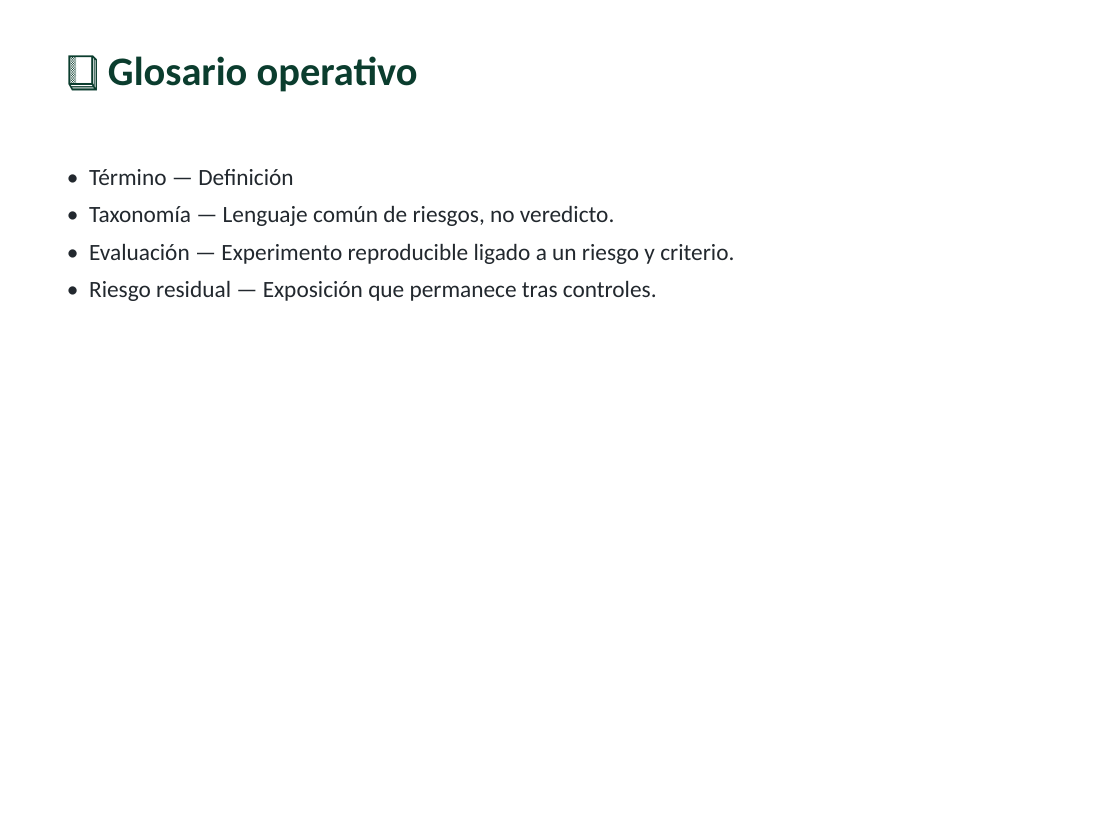
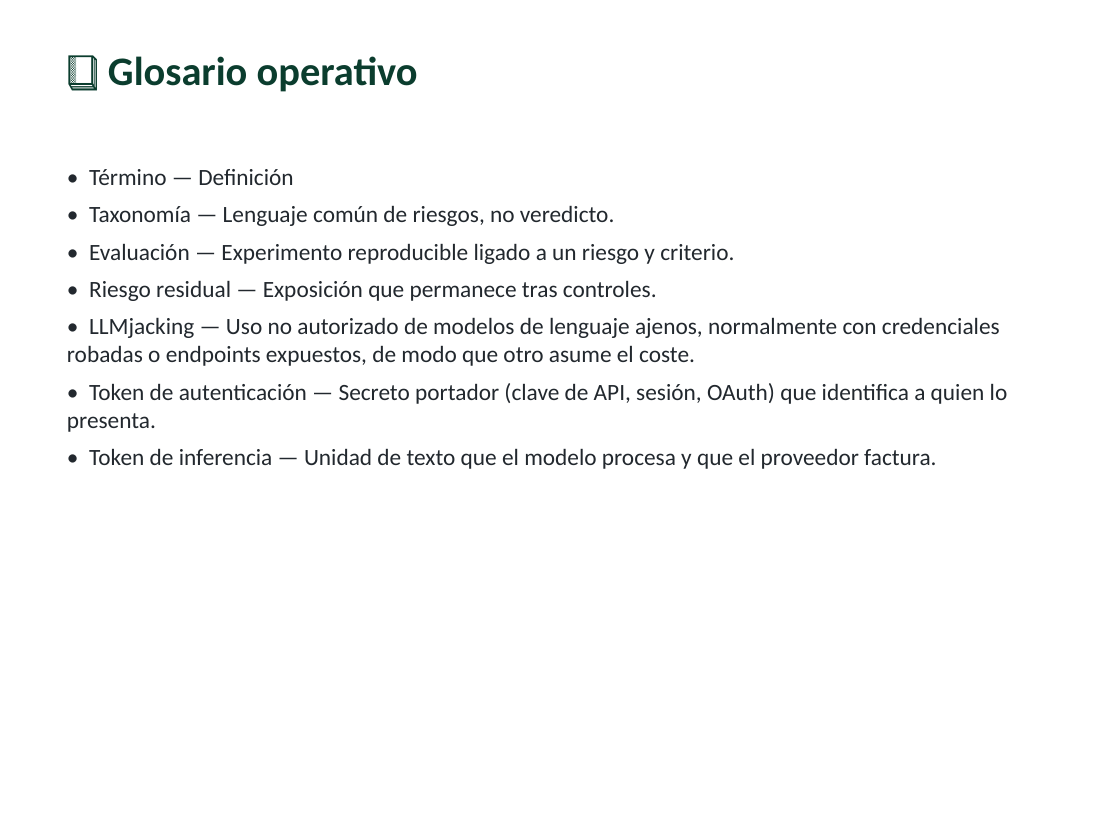
Before and after one commit to vladimiracunadev-create/modern-cybersecurity-program, a slide deck: slide 6 of classes/parte-15-seguridad-de-ia-y-machine-learning/295-owasp-top-10-para-aplicaciones-con-llm/clase-295-presentacion.pptx. Drawn at 1120x840 pixels with LibreOffice and Linux fonts; fonts in the diff are those of the drawing. Boxes give left, top, right and bottom in pixels: in the first picture for what was removed or moved away, otherwise in the second. Text is boxed around its words. In the diff, an @@ line names an element or a change of style, - is before the commit and + after.

```diff
--- a/classes/parte-15-seguridad-de-ia-y-machine-learning/295-owasp-top-10-para-aplicaciones-con-llm/clase-295-presentacion.pptx
+++ b/classes/parte-15-seguridad-de-ia-y-machine-learning/295-owasp-top-10-para-aplicaciones-con-llm/clase-295-presentacion.pptx
@@ text at <box>67,317,1008,469</box>: paragraphs added @@
+• LLMjacking — Uso no autorizado de modelos de lenguaje ajenos, normalmente con credenciales robadas o endpoints expuestos, de modo que otro asume el coste.
+• Token de autenticación — Secreto portador (clave de API, sesión, OAuth) que identifica a quien lo presenta.
+• Token de inferencia — Unidad de texto que el modelo procesa y que el proveedor factura.
```
Also in this commit, not shown: 8 other slides changed, 2 slides added, 1 slide removed, 49 other files.
